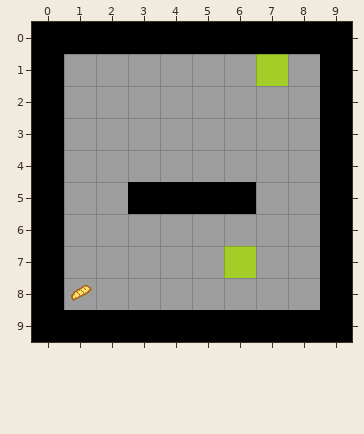
A Tiled map (JSON) gets an edit: public/maps/map1.json. The picture above was drawn from the file before the commit.
Cells are 32x32 px. Shown: x 0..9, y 0..9.
And afterwards:
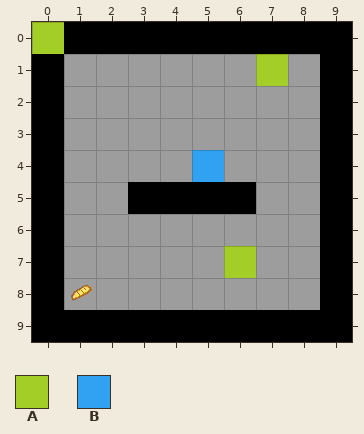
Key: from "Basic": A 4, B 5.
Objects are placed by their top-left corner, in cells (3,4 is the top-left corner of cell 3,4); size is 1x1 cell unless given.
The exact change:
Layer "Entities" (now shown):
added: A at 0,0
added: B "Player" at 5,4
Boxes around the changes in both pictures, in picture pixels (x1, y1, x2, y2):
added: (32, 22, 64, 54)
added: (192, 150, 224, 182)
